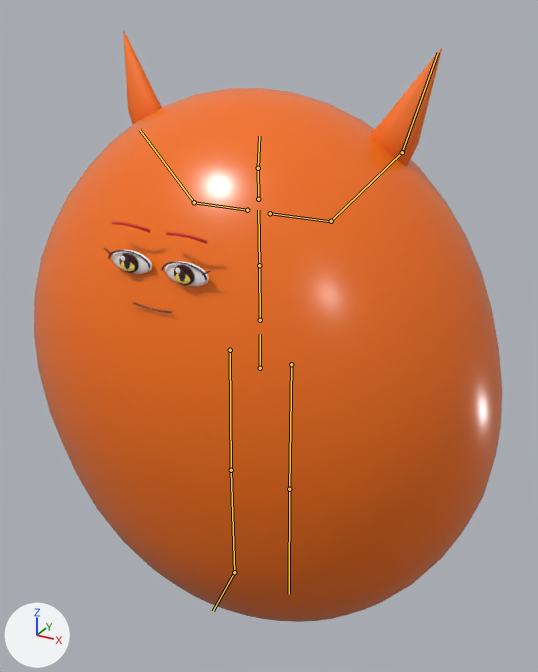
Renders of the glTF model output/anime-rigged-catalog-v3/magma/model.glb from each side of a commit.
Camera for both pictures: a 50 mm lens placed at (0.831, -1.466, 1.616), pointed at (0.009, 0.028, 0.869). Lighting does not change. The marker at lower left points along +X, +Y and +Z. The picture after the commit comes second. Both versions are drawn at frame 11 of the action 'level_up'; the numbers are the values there. The bones that change, and the others that lie on the model, are drawn over the model as lines.

The first picture shows 'Magma.SkinnedMesh'.
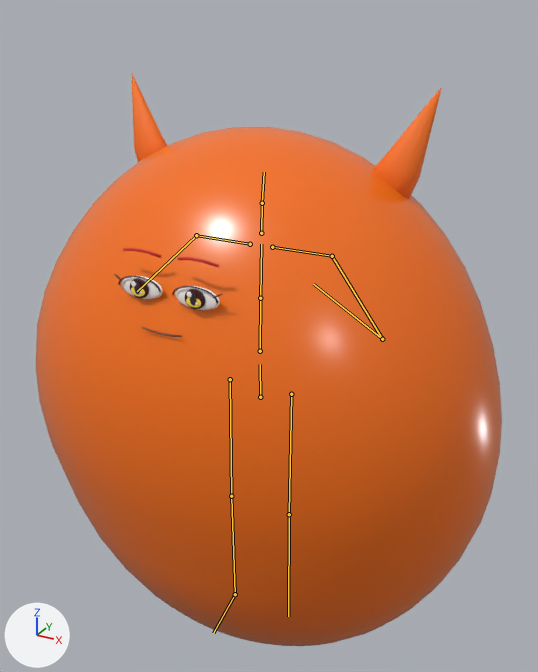
Boxes [x1, y1, x2, y2] around the edits, measured in the pictures (538 x 672 px):
'Magma.SkinnedMesh', posed: before [34, 30, 502, 622]; after [36, 73, 502, 646]
bone 'hips', root to tip: before (260, 368) to (260, 334); after (260, 397) to (260, 364)
bone 'spine', root to tip: before (260, 320) to (259, 265); after (260, 351) to (260, 298)
bone 'chest', root to tip: before (259, 265) to (258, 210); after (260, 298) to (261, 244)
bone 'head', root to tip: before (258, 168) to (259, 136); after (262, 203) to (264, 172)

The change in detail:
Object 'Rig' (bone_rig_object) moves from (0.0, 0.0, 0.0) to (0.0, 0.0, -0.1).
Bone 'hips' (bone_hips) moves from (0.0, 0.0, 0.0) to (0.0, 0.017, 0.0).
Bone 'hips' (bone_hips) turns from (0, 0, 0) to (0, 2, 0) degrees about its own x, y and z.
Bone 'spine' (bone_spine) turns from (1, 0, 0) to (-1, 0, 0) degrees about its own x, y and z.
Bone 'chest' (bone_chest) turns from (0, 0, 0) to (-2, 0, 0) degrees about its own x, y and z.
Bone 'head' (bone_head) turns from (-3, 0, -2) to (-5, 0, 0) degrees about its own x, y and z.
